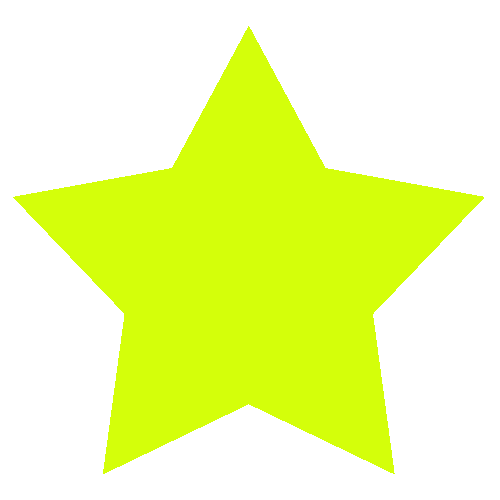
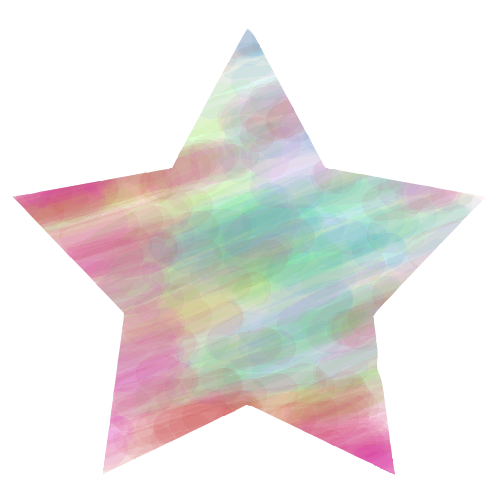
Comparing the layer stacks of the two (500, 500) images. Changes:
added layer "Layer 2" above "Layer 1" over (13, 29, 486, 475)
hid "Layer 1" over (13, 26, 484, 474)
